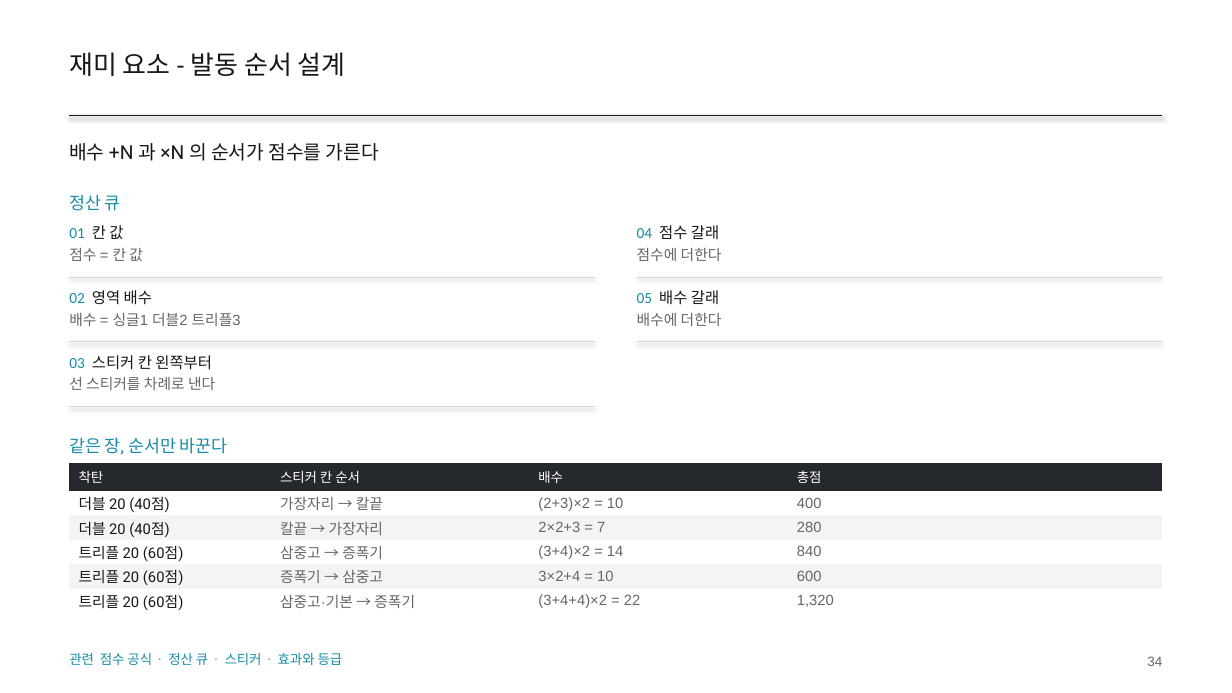
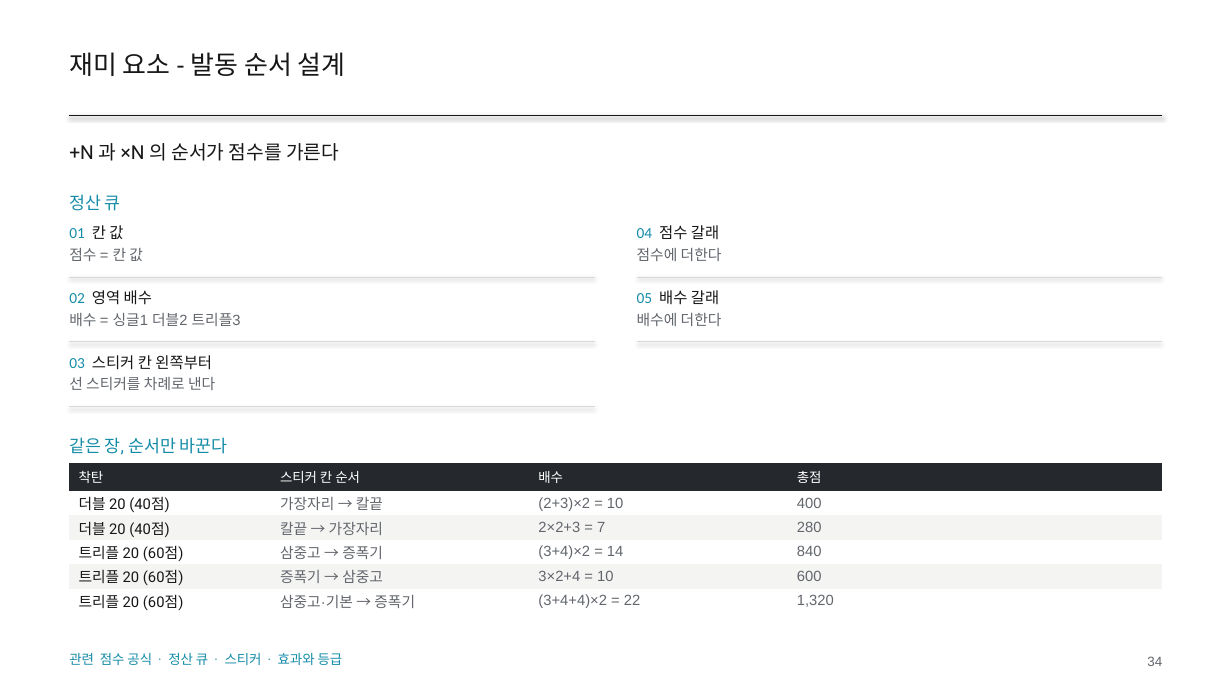
Before and after one commit to GGbong69/test-03, a slide deck: slide 34 of docs/HIGHTONE_기획서.pptx. Drawn at 1232x693 pixels with LibreOffice and Linux fonts; fonts in the diff are those of the drawing. Boxes give left, top, right and bottom in pixels: in the first picture for what was removed or moved away, otherwise in the second. Text is boxed around its words. In the diff, an @@ line names an element or a change of style, - is before the commit and + after.

```diff
--- a/docs/HIGHTONE_기획서.pptx
+++ b/docs/HIGHTONE_기획서.pptx
@@ text at bbox=[69, 143, 339, 161]: text changed @@
-배수 +N 과 ×N 의 순서가 점수를 가른다
++N 과 ×N 의 순서가 점수를 가른다
```
Also in this commit, not shown: 21 other slides changed, 2 other files.
